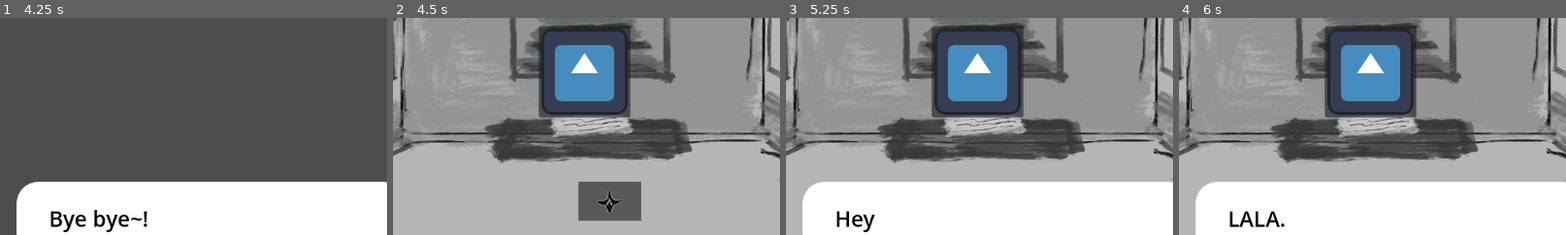
Above: before the commit, frames 1-4 (left to right).
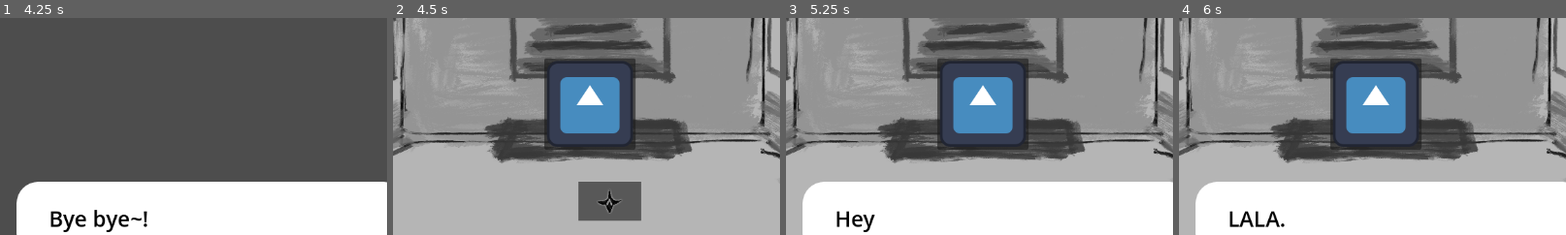
Above: after the commit, the same moments.

Repository: yaliu10/Escape-Room
Game: Godot game, scene res://Scenes/start_menu.tscn
Two runs of this game, one before a commit and one after it. Both use one fixed random seed, a clock stepped at 60 frames per second and the inputs below. The engine's default icon, where the game draws it, is replaced by a stand-in: a white triangle on a blue panel in a dark square.
Inputs (mouse positions are % of the whole screen's width and height, from its top left):
- Up to frame 1 (4.25 s): click "Start" at 0.5 s; click "Next" at 1.25 s; click "Next" at 2 s; click "Next" at 2.75 s; tap Enter at 3.5 s
- Up to frame 2 (4.5 s): tap Space at 4.25 s
- Up to frame 3 (5.25 s): click (53, 80) at 5 s
- Up to frame 4 (6 s): click "Next" at 5.75 s
The pictures show only the part of the screen within x 25-75%, y 38-88%; the shares and areas given below are measured in that part.

Frame 1 is identical in both runs. In frame 2, 10% of the frame differs, in the area x 37-63%, y 3-61%; in frame 3, 10%; in frame 4, 10%.

Commit message:
Fail Info Interaction

Diff:
--- a/escape-room/Scenes/art_info.tscn
+++ b/escape-room/Scenes/art_info.tscn
@@ -1,6 +1,7 @@
-[gd_scene load_steps=2 format=3 uid="uid://dgl55br125c8m"]
+[gd_scene load_steps=3 format=3 uid="uid://dgl55br125c8m"]
 
 [ext_resource type="Texture2D" uid="uid://cyamkeioip6ar" path="res://icon.svg" id="1_d43q1"]
+[ext_resource type="Script" path="res://Scripts/art_info.gd" id="1_n0bkr"]
 
 [node name="ArtInfo" type="Control"]
 layout_mode = 3
@@ -9,23 +10,25 @@
 anchor_bottom = 1.0
 grow_horizontal = 2
 grow_vertical = 2
+script = ExtResource("1_n0bkr")
+metadata/_edit_use_anchors_ = true
 
 [node name="Sprite2D" type="Sprite2D" parent="."]
-position = Vector2(577.25, 329.375)
+position = Vector2(122.75, 121.625)
 scale = Vector2(1.90234, 1.86914)
 texture = ExtResource("1_d43q1")
 
 [node name="RichTextLabel" type="RichTextLabel" parent="."]
 layout_mode = 1
-anchors_preset = 8
-anchor_left = 0.5
-anchor_top = 0.5
-anchor_right = 0.5
-anchor_bottom = 0.5
-offset_left = -83.0
-offset_top = -78.0
-offset_right = 94.0
-offset_bottom = 84.0
+anchors_preset = -1
+anchor_left = 0.11
+anchor_top = 0.184
+anchor_right = 0.11
+anchor_bottom = 0.184
+offset_left = -88.2203
+offset_top = -80.982
+offset_right = 88.7797
+offset_bottom = 81.018
 grow_horizontal = 2
 grow_vertical = 2
 theme_override_font_sizes/normal_font_size = 30
--- a/escape-room/Scenes/main.tscn
+++ b/escape-room/Scenes/main.tscn
@@ -1,10 +1,11 @@
-[gd_scene load_steps=6 format=3 uid="uid://bombr13ma3q8o"]
+[gd_scene load_steps=7 format=3 uid="uid://bombr13ma3q8o"]
 
 [ext_resource type="Script" path="res://Scripts/main.gd" id="1_uc6yk"]
 [ext_resource type="Texture2D" uid="uid://dtgphwhgvi6iy" path="res://art/IMG_2640.PNG" id="2_g73d6"]
 [ext_resource type="Texture2D" uid="uid://pnpi4rjo80q4" path="res://art/placeholder arrow.PNG" id="3_j2lnq"]
 [ext_resource type="PackedScene" uid="uid://dju1hvapdgqbs" path="res://Scenes/pause_screen.tscn" id="4_kx0le"]
 [ext_resource type="Texture2D" uid="uid://cyamkeioip6ar" path="res://icon.svg" id="5_jynig"]
+[ext_resource type="PackedScene" uid="uid://dgl55br125c8m" path="res://Scenes/art_info.tscn" id="6_l6sqw"]
 
 [node name="Main" type="Control"]
 layout_mode = 3
@@ -24,6 +25,15 @@
 grow_vertical = 2
 texture = ExtResource("2_g73d6")
 expand_mode = 1
+
+[node name="CanvasLayer" type="CanvasLayer" parent="."]
+
+[node name="PauseScreen" parent="CanvasLayer" instance=ExtResource("4_kx0le")]
+unique_name_in_owner = true
+
+[node name="ArtInfo" parent="." instance=ExtResource("6_l6sqw")]
+layout_mode = 1
+anchors_preset = -1
 
 [node name="Control" type="Control" parent="."]
 layout_mode = 1
@@ -101,7 +111,7 @@
 texture = ExtResource("3_j2lnq")
 expand_mode = 1
 
-[node name="text object" type="Button" parent="."]
+[node name="text object" type="Button" parent="Control"]
 layout_mode = 0
 offset_left = 660.0
 offset_top = 488.0
@@ -110,27 +120,22 @@
 scale = Vector2(-0.0309632, 0.0273233)
 icon = ExtResource("3_j2lnq")
 
-[node name="TextureRect" type="TextureRect" parent="text object"]
+[node name="TextureRect" type="TextureRect" parent="Control/text object"]
 layout_mode = 0
 offset_right = 40.0
 offset_bottom = 40.0
 
-[node name="CanvasLayer" type="CanvasLayer" parent="."]
-
-[node name="PauseScreen" parent="CanvasLayer" instance=ExtResource("4_kx0le")]
-unique_name_in_owner = true
-
 [node name="PauseIcon" type="Button" parent="."]
 layout_mode = 1
-anchors_preset = 8
-anchor_left = 0.5
-anchor_top = 0.5
-anchor_right = 0.5
-anchor_bottom = 0.5
-offset_left = -68.0
-offset_top = -68.0
-offset_right = 68.0
-offset_bottom = 68.0
+anchors_preset = -1
+anchor_left = 0.448
+anchor_top = 0.469
+anchor_right = 0.566
+anchor_bottom = 0.679
+offset_left = -0.0960083
+offset_top = 0.0879822
+offset_right = -0.0320435
+offset_bottom = 0.00799561
 grow_horizontal = 2
 grow_vertical = 2
 icon = ExtResource("5_jynig")
@@ -138,5 +143,5 @@
 [connection signal="pressed" from="Control/Left Button" to="." method="_on_up_button_pressed"]
 [connection signal="pressed" from="Control/Right Button" to="." method="_on_up_button_pressed"]
 [connection signal="pressed" from="Control/Up Button" to="." method="_on_up_button_pressed"]
-[connection signal="pressed" from="text object" to="." method="_on_text_object_pressed"]
+[connection signal="pressed" from="Control/text object" to="." method="_on_text_object_pressed"]
 [connection signal="pressed" from="PauseIcon" to="CanvasLayer/PauseScreen" method="_on_pause_icon_pressed"]
--- /dev/null
+++ b/escape-room/Scripts/art_info.gd
@@ -0,0 +1,20 @@
+extends Control
+
+@onready var Text : RichTextLabel = $RichTextLabel
+
+func _ready() -> void:
+	clear()
+
+
+func toogle(show):
+	print("item interacted")
+	if(show):
+		self.visible = true
+	else:
+		self.visible = false
+
+
+func clear():
+	self.visible = false
+	#Text.bbcode_text = ""
+	Text.visible = false
--- a/escape-room/Scripts/main.gd
+++ b/escape-room/Scripts/main.gd
@@ -1,4 +1,7 @@
 extends Control
+
+#@onready var ArtInfo: Control = $UI.get_node("ArtInfo")
+
 
 func _on_up_button_pressed() -> void:
 	var game = preload ("res://Scenes/wall_1.tscn").instantiate()
@@ -15,7 +18,6 @@
 	get_tree().get_root().add_child(game)
 
 
-
 func _on_text_object_pressed() -> void:
 	var game = preload ("res://Scenes/dialogue.tscn").instantiate()
 	get_tree().get_root().add_child(game)
--- /dev/null
+++ b/escape-room/UI/interaction.gd
@@ -0,0 +1,10 @@
+extends Node
+
+@export var text = "heyhey"
+
+var interaction_type = "info"
+var ArtInfo
+
+func interaction():
+	print("interacting")
+	ArtInfo.toogle(true)
